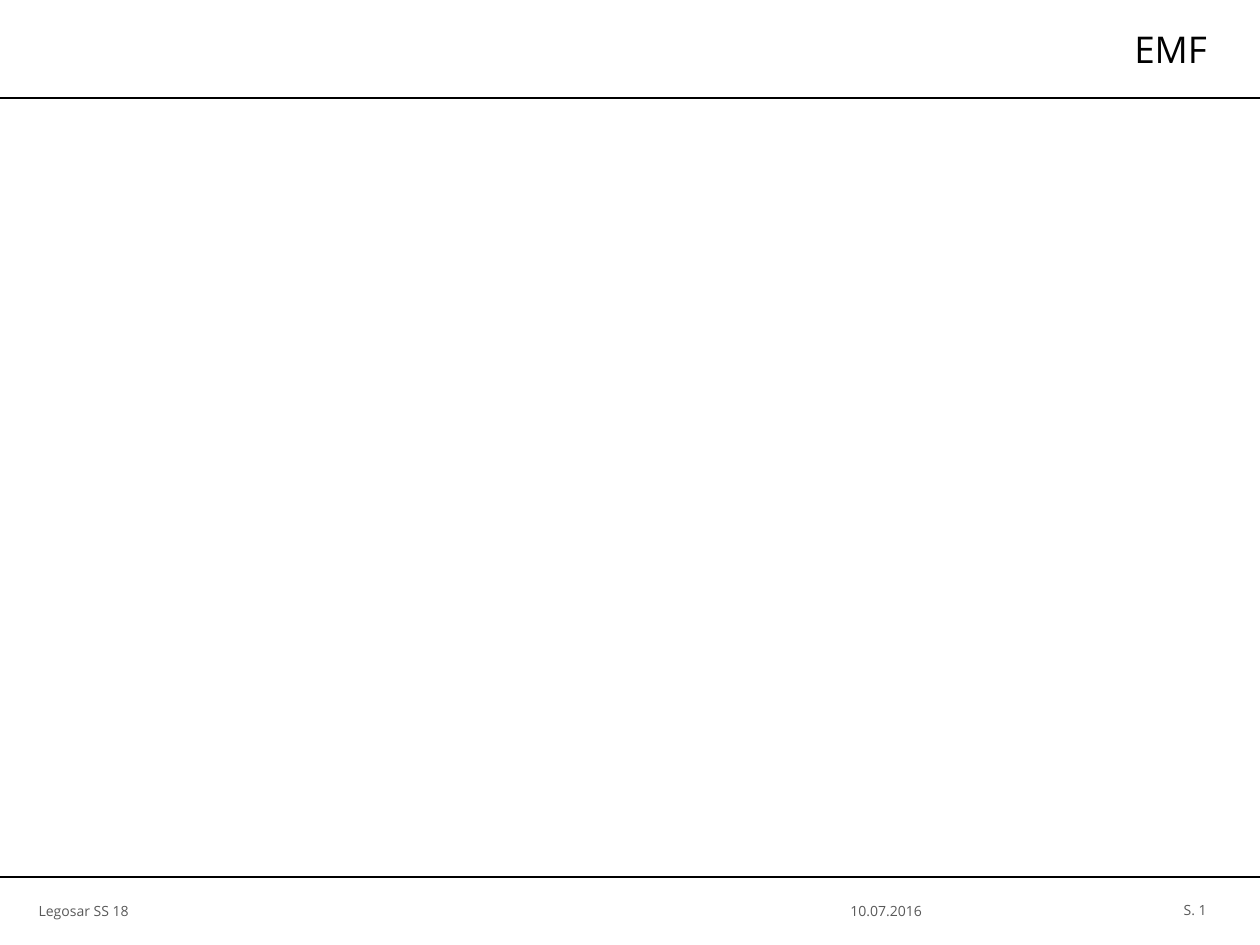
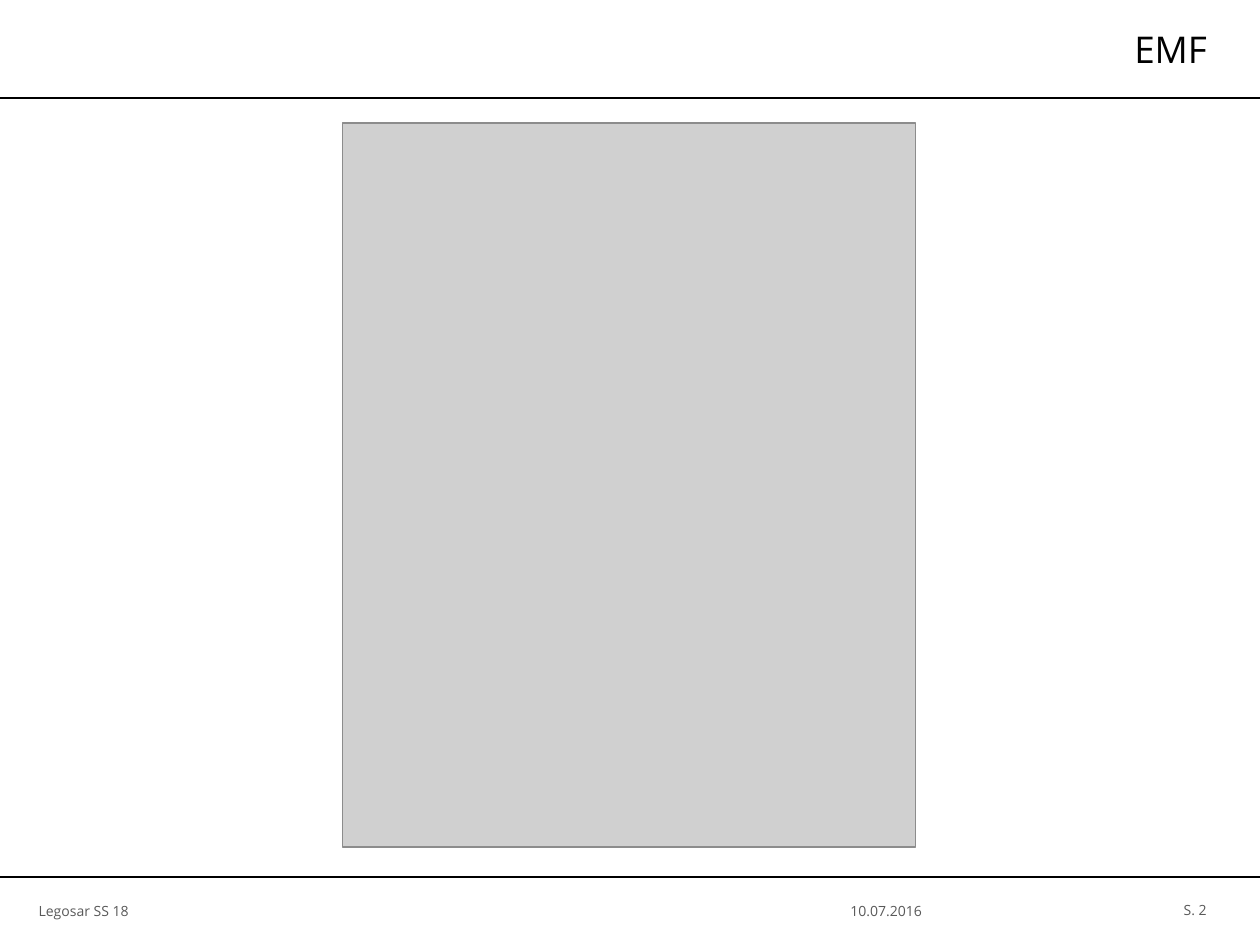
Before and after one commit to SimH1993/OTHR_AUTOSARSS18, a slide deck: slide 2 of Präsentation/Teilpräsentationen/EMF und Generator.pptx (slide 1 before the commit). Drawn at 1260x945 pixels with LibreOffice and Linux fonts; fonts in the diff are those of the drawing; grey boxes stand for pictures; background and template pictures are left out. Boxes give left, top, right and bottom in pixels: in the first picture for what was removed or moved away, otherwise in the second. Text is boxed around its words. In the diff, an @@ line names an element or a change of style, - is before the commit and + after.

```diff
--- a/Präsentation/Teilpräsentationen/EMF und Generator.pptx
+++ b/Präsentation/Teilpräsentationen/EMF und Generator.pptx
@@ picture added at [343, 123, 916, 847] @@
@@ page number at [1184, 905, 1207, 915]: text changed @@
-S. 1
+S. 2
```
Also in this commit, not shown: 3 slides added.
